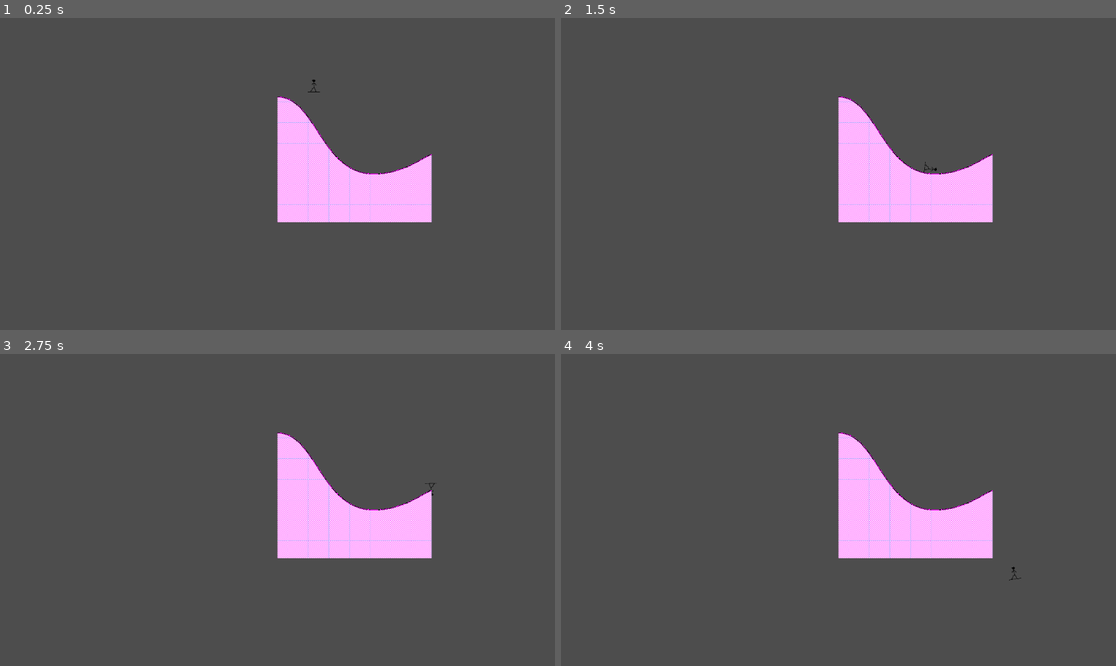
Above: before the commit, frames 1-4 (two rows, left to right).
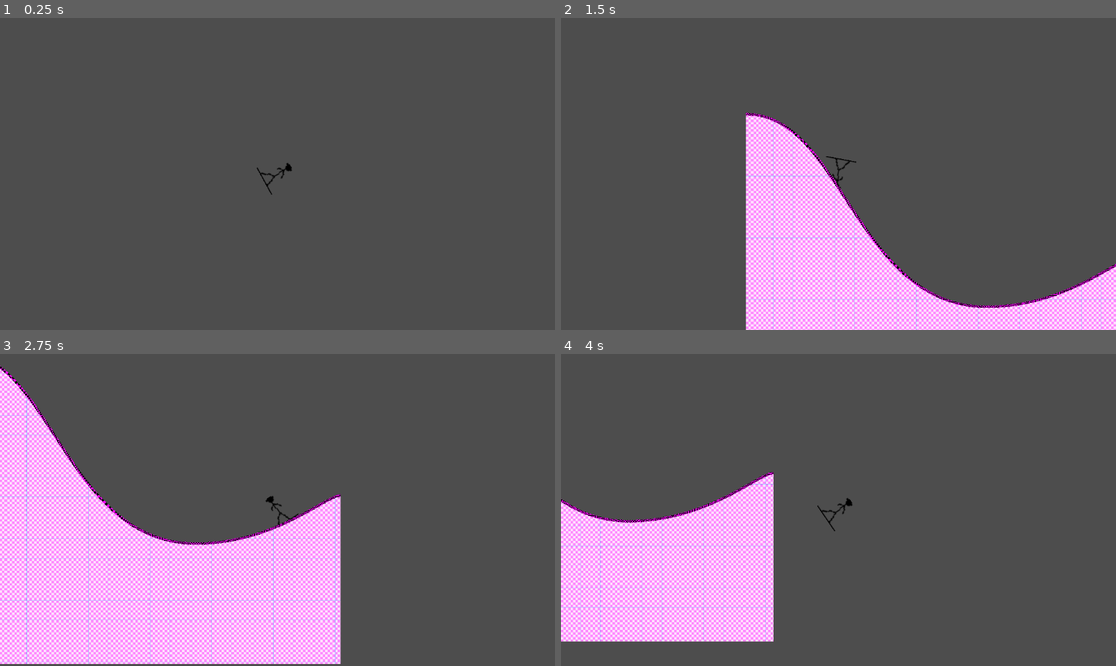
Above: after the commit, the same moments.

Repository: D-Mielewczyk/mask-a-ride
Game: Godot game, scene res://scenes/main.tscn
Same seed, same stepped clock (60 frames per second), same inputs: the game is played once before the commit and once after it.
Inputs:
- Up to frame 1 (0.25 s): no input
- Up to frame 2 (1.5 s): hold Right (ui_right) 0.53-1.28 s; hold Left (ui_left) from 1.28 s (still down)
- Up to frame 3 (2.75 s): release Left (ui_left) at 2.03 s; hold Right (ui_right) from 2.03 s (still down)
- Up to frame 4 (4 s): release Right (ui_right) at 3.53 s; hold Left (ui_left) from 3.53 s (still down)

The runs differ from the first frame. In frame 1, 6.7% of the frame differs, in the area x 46-78%, y 19-66%; in frame 2, 25%; in frame 3, 37%, in the area x 0-79%, y 3-100%; in frame 4, 23%.

Commit message:
moving camera

Diff:
--- a/scenes/downhill.tscn
+++ b/scenes/downhill.tscn
@@ -6,6 +6,7 @@
 
 [sub_resource type="PhysicsMaterial" id="PhysicsMaterial_ck653"]
 friction = 0.01
+absorbent = true
 
 [node name="downhill" type="Node2D" unique_id=1582961432]
 
--- a/scenes/main.tscn
+++ b/scenes/main.tscn
@@ -2,13 +2,16 @@
 
 [ext_resource type="PackedScene" uid="uid://dvjb3m1wtxnku" path="res://scenes/player.tscn" id="1"]
 [ext_resource type="PackedScene" uid="uid://b6jfxqhhlr681" path="res://scenes/downhill.tscn" id="2_0wfyh"]
+[ext_resource type="Script" uid="uid://diehvdm53lm11" path="res://scenes/camera_2d.gd" id="2_sugp2"]
 
 [node name="main" type="Node2D" unique_id=1679531480]
 
 [node name="Player" parent="." unique_id=855097761 instance=ExtResource("1")]
-position = Vector2(378, -958)
+position = Vector2(383, -1601)
+rotation = 1.0710593
+
+[node name="Camera2D" type="Camera2D" parent="Player" unique_id=1171948100]
+zoom = Vector2(0.5, 0.5)
+script = ExtResource("2_sugp2")
 
 [node name="downhill" parent="." unique_id=1582961432 instance=ExtResource("2_0wfyh")]
-
-[node name="Camera2D" type="Camera2D" parent="." unique_id=710857234]
-zoom = Vector2(0.2, 0.2)
--- a/scenes/player.tscn
+++ b/scenes/player.tscn
@@ -5,6 +5,7 @@
 
 [sub_resource type="PhysicsMaterial" id="PhysicsMaterial_g2els"]
 friction = 0.2
+absorbent = true
 
 [sub_resource type="CapsuleShape2D" id="CapsuleShape2D_g2els"]
 radius = 37.0
@@ -12,7 +13,6 @@
 
 [node name="Player" type="RigidBody2D" unique_id=358743943]
 physics_material_override = SubResource("PhysicsMaterial_g2els")
-gravity_scale = 1.5
 script = ExtResource("1")
 
 [node name="Sprite2D" type="Sprite2D" parent="." unique_id=221682578]
